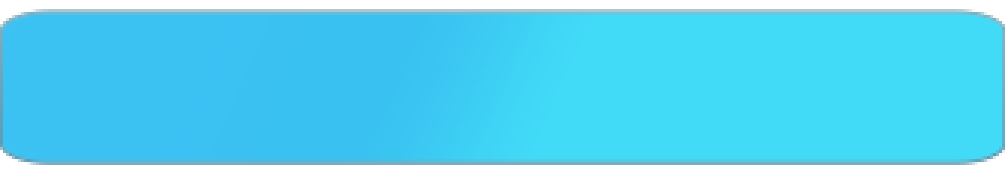
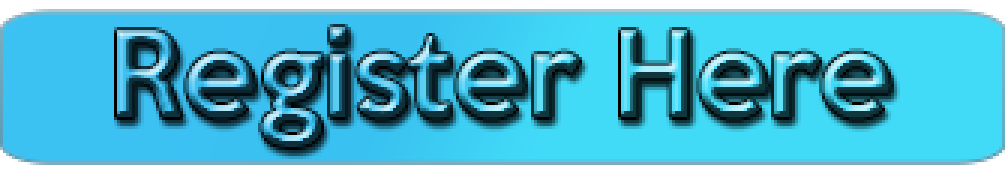
Two versions of the same layered image (1005 × 174). Layer-by-layer changes:
added layer "Register Here" (screen) above "Forma 1" over left=117, top=27, right=891, bottom=147
